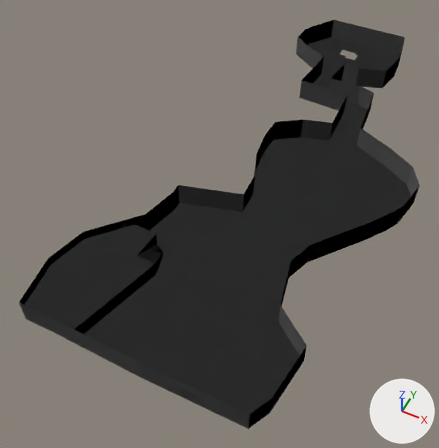
One commit to the FBX model dev/models/mod.fbx: the scene before it, then after it.
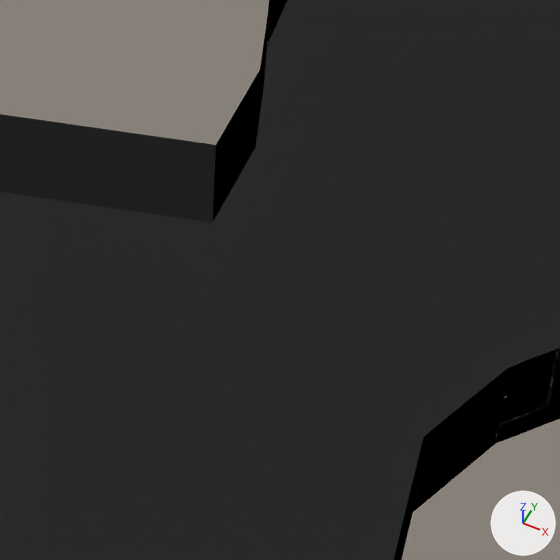
There are two pictures of each version: one whole from a 50 mm lens placed at (24.5, -225.5, 159.1), pointed at (-37.0, -102.5, 5.4), one close up on the part from 44% to 73% of the width and 36% to 64% of the height. The lights are fixed; the arrows at lower right show +X, +Y and +Z. The first two pictures are the older version.

Script lines for the objects in view, before the commit:
```python
me_plane_006 = bpy.data.meshes.new('Plane.006')
me_plane_006.from_pydata(...)  # 648 vertices, 571 faces; spans x -50.0..37.0, y -79.0..98.0, z 0.0..8.0
me_plane_006.materials.append(mat_material_004)  # white #e7e7e7
ob_plane_006 = bpy.data.objects.new('Plane.006', me_plane_006)
ob_plane_006.location = (-17.14, -88.57, 15.16)
```
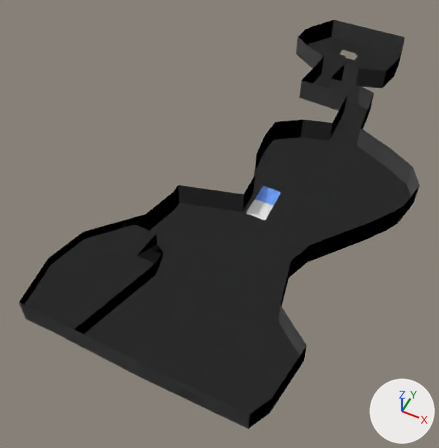
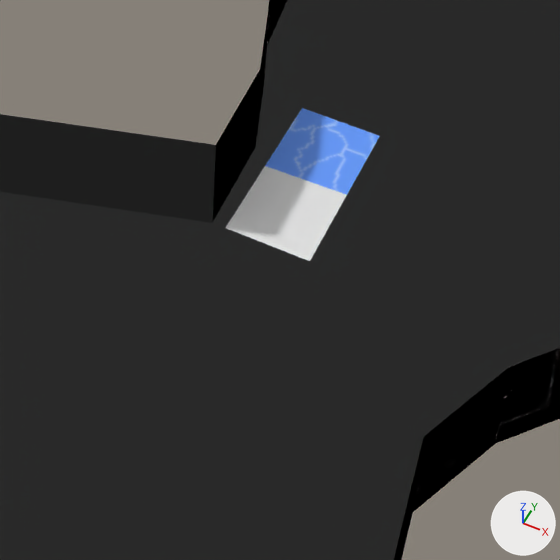
Pixel boxes [x1, y1, x2, y2] of what changed, in the close-ups (560 x 560 px):
'Plane.006', shading changed, recoloured (lighter): [223, 105, 383, 264] in both
part 1 of me_plane_006, shading changed: [223, 105, 383, 264] in both
part 2 of me_plane_006, recoloured (lighter): [265, 108, 380, 195] in both

Edits to the bpy script that builds the scene:
```text
Add img_water_png:
    img_water_png = load_image('water.png', '../images/water.png', 32, 32, 'sRGB')
Add mat_material_002:
    mat_material_002 = principled_material('Material.002')
    mat_material_002.texture = img_water_png
Change me_plane_006:
    where me_plane_006.from_pydata(...)  # 648 vertices, 571 faces; spans x -50.0..37.0, y -79.0..98.0, z 0.0..8.0
    used by ob_plane_006; location = (-17.14, -88.57, 15.16)
    me_plane_006 part 1: edges marked sharp go from 316 to 0
    me_plane_006 part 2: the 1 face centred in x -7.0, y -3.0, z 0.0 switches from mat_material_004 (white #e7e7e7) to mat_material_002 (picture img_water_png)
    add me_plane_006.materials.append(mat_material_002)  # picture img_water_png
```
